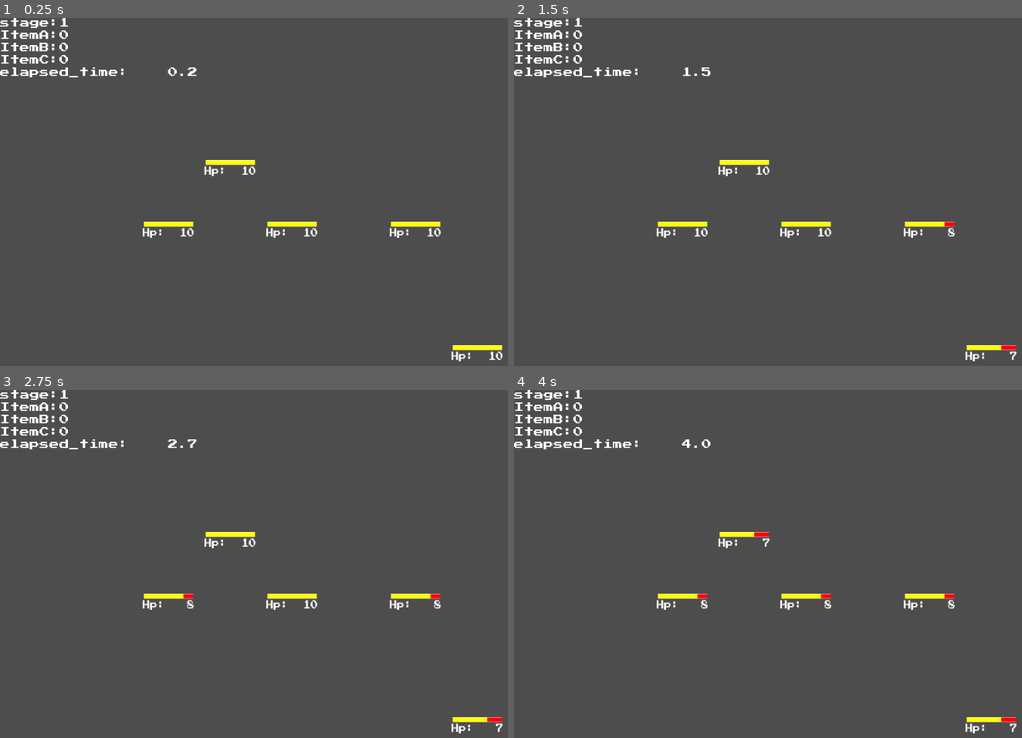
Above: before the commit, frames 1-4 (two rows, left to right).
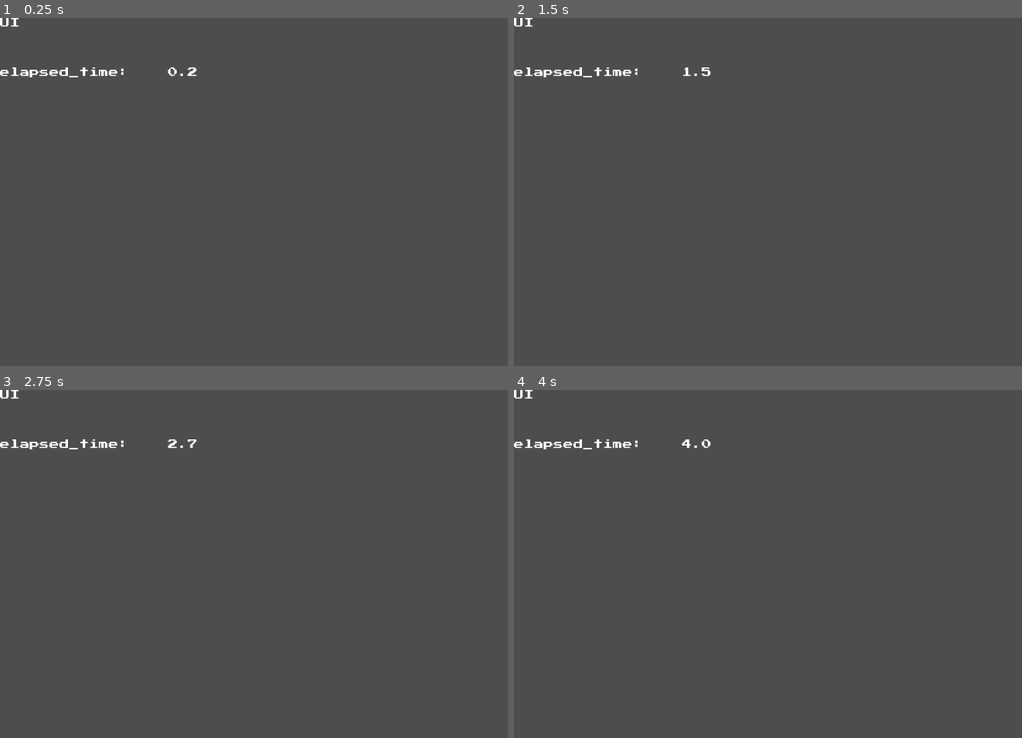
Above: after the commit, the same moments.

Repository: satoIZ/L012
Game: Godot game, scene res://enemy1/enemyA1.tscn
Same seed, same stepped clock (60 frames per second), same inputs: the game is played once before the commit and once after it.
Inputs (mouse positions are in pixels of both pictures, inside the frame that each line leads up to):
- Up to frame 1 (0.25 s): no input
- Up to frame 2 (1.5 s): tap Enter at 0.5 s; move the mouse to (915, 202) at 0.52 s; press the mouse at (915, 202) at 0.53 s; tap Space at 1.25 s; move the mouse to (976, 327) at 1.27 s; release the mouse at (976, 327) at 1.28 s; click (976, 327) at 1.35 s
- Up to frame 3 (2.75 s): tap Enter at 2 s; move the mouse to (152, 574) at 2.02 s; press the mouse at (152, 574) at 2.03 s
- Up to frame 4 (4 s): tap Space at 2.75 s; move the mouse to (732, 511) at 2.77 s; release the mouse at (732, 511) at 2.78 s; click (732, 511) at 2.85 s; tap Enter at 3.5 s; move the mouse to (793, 574) at 3.52 s; press the mouse at (793, 574) at 3.53 s

The runs differ from the first frame. In frame 1, 1.8% of the frame differs, in the area x 0-99%, y 0-99%; in frame 2, 1.8%; in frame 3, 1.8%; in frame 4, 1.8%.
Error before the commit: Invalid access to property or key 'position' on a base object of type 'InputEventKey'. (res://enemy1/enemyA1.gd:130)
Error after the commit: Invalid assignment of property or key 'text' with value of type 'String' on a base object of type 'null instance'. (res://enemy1/enemyA1.gd:24)

Commit message:
Update enemyA1.gd

Diff:
--- a/enemy1/enemyA1.gd
+++ b/enemy1/enemyA1.gd
@@ -13,7 +13,7 @@
 
 #UIの設定
 var UI = preload("res://UI/hud.tscn")
-#@onready var hud_lab = $HUD/VBox/Label # 追加
+#@onready var hud_lab = $HUD/VBox/stage # 追加
 #var cross = load("res://mouseCorsor.png")
 func _ready():
 	iniFlag = true
@@ -21,7 +21,7 @@
 	var addUI = UI.instantiate()
 	add_child(addUI)
 	#print(addUI)
-	$HUD/VBox/Label.text = "stage:1"
+	$HUD/VBox/stage.text = "stage:1"
 
 
 	#Input.set_custom_mouse_cursor(cross)
@@ -32,12 +32,15 @@
 
 #時間の表示
 var elapsed_time:float
-
+var stage_time:float
 
 func _process(delta):
 	#時間
 	elapsed_time += delta
 	$HUD/VBox/elapsed_time.text = "elapsed_time:"+"%7.1f" % elapsed_time
+
+	stage_time += delta
+	$HUD/VBox/stage_time.text = "stage_time:"+"%7.1f" % stage_time
 
 	var cnt = 0 #enemyのカウント
 
@@ -90,7 +93,10 @@
 
 		#ステージ番号を進める
 		stageCnt += 1
-		$HUD/VBox/Label.text = "stage:" + str(stageCnt)
+		$HUD/VBox/stage.text = "stage:" + str(stageCnt)
+
+		#ステージタイム初期化
+		stage_time = 0
 
 	#-----ツリーのノード名を検索
 	for child in get_children():
